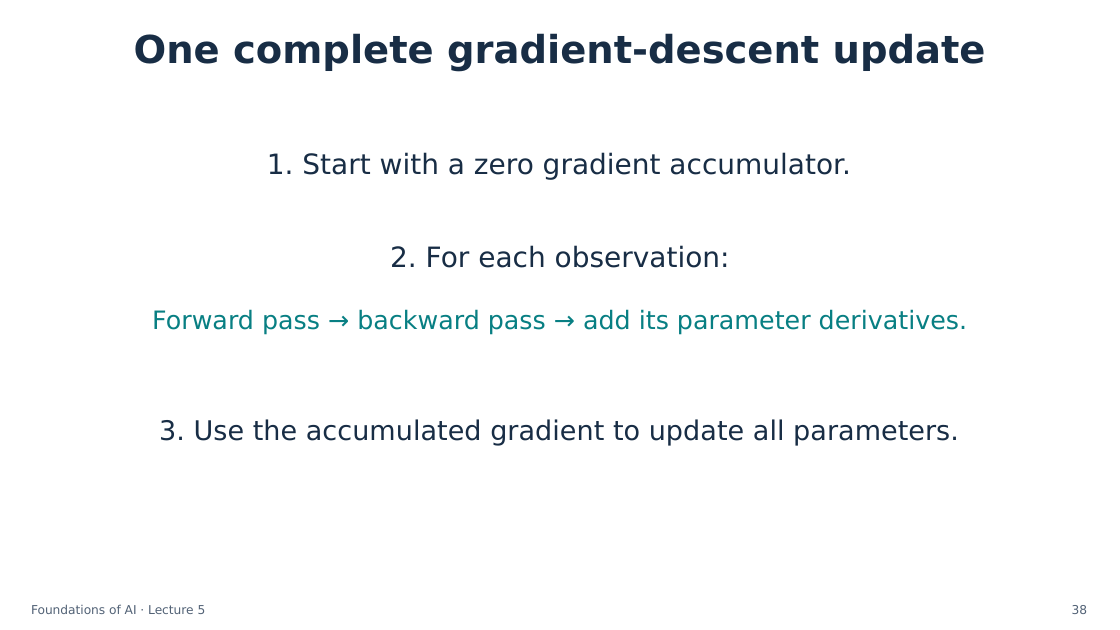
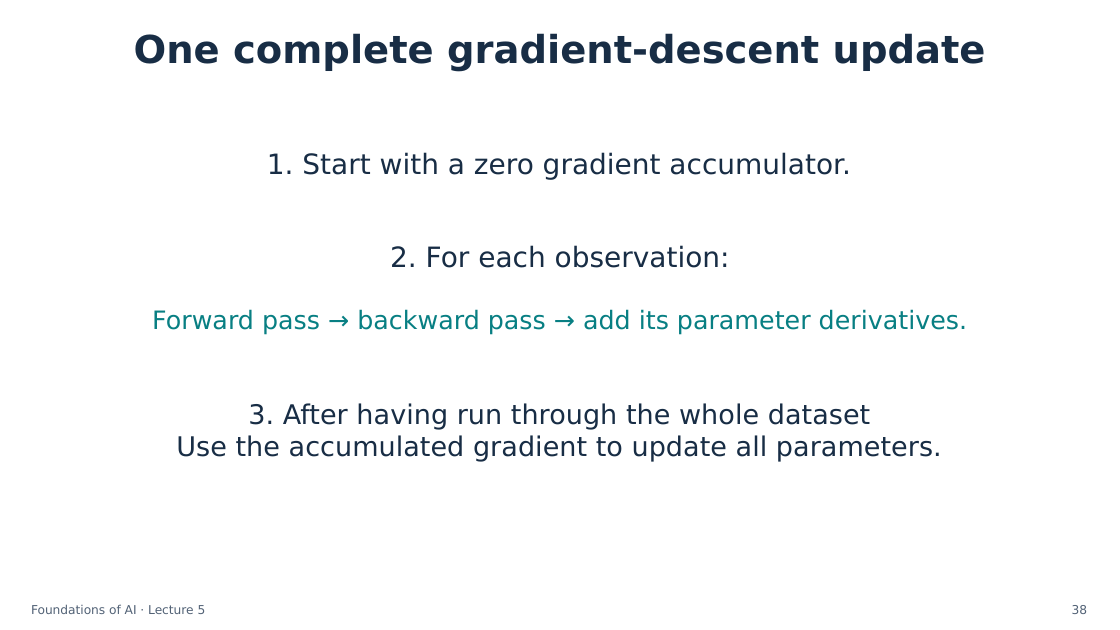
Before and after one commit to semtm0051/2026_27, a slide deck: slide 38 of Week_05/Slides/Week_05 - Slides.pptx. Drawn at 1120x630 pixels with LibreOffice and Linux fonts; fonts in the diff are those of the drawing. Boxes give left, top, right and bottom in pixels: in the first picture for what was removed or moved away, otherwise in the second. Text is boxed around its words. In the diff, an @@ line names an element or a change of style, - is before the commit and + after.

```diff
--- a/Week_05/Slides/Week_05 - Slides.pptx
+++ b/Week_05/Slides/Week_05 - Slides.pptx
@@ text at box(176, 403, 942, 462): text changed @@
-3. Use the accumulated gradient to update all parameters.
+3. After having run through the whole dataset
+Use the accumulated gradient to update all parameters.
```
Also in this commit, not shown: 1 other file.
